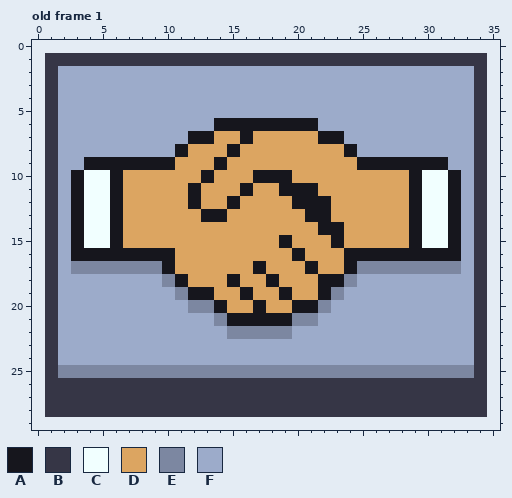
Pixel-art file: sprites/draw.aseprite. Above, as it was before the edit.
34x28 pixels, 1 frame. Colours within 5 levels of each other are drawn and written as one. Shown: old frame 1. The old version is drawn lined up with the new one, on the new canvas. The commit also changed other frames, which this record leaves out.
Visible layers, top first: "Layer 3", "Layer 1", "Layer 2".
Palette (. is transparent): A #16161d  B #363646  C #f1ffff  D #dca561  E #7c87a1  F #9cabca
Pixels before, old frame 1, first column x 1:
 1 BBBBBBBBBBBBBBBBBBBBBBBBBBBBBBBBBB
 2 BFFFFFFFFFFFFFFFFFFFFFFFFFFFFFFFFB
 3 BFFFFFFFFFFFFFFFFFFFFFFFFFFFFFFFFB
 4 BFFFFFFFFFFFFFFFFFFFFFFFFFFFFFFFFB
 5 BFFFFFFFFFFFFFFFFFFFFFFFFFFFFFFFFB
 6 BFFFFFFFFFFFFAAAAAAAAFFFFFFFFFFFFB
 7 BFFFFFFFFFFAADDADDDDDAAFFFFFFFFFFB
 8 BFFFFFFFFFADDDADDDDDDDDAFFFFFFFFFB
 9 BFFAAAAAAADDDADDDDDDDDDDAAAAAAAFFB
10 BFACCADDDDDDADDDAAADDDDDDDDDACCAFB
11 BFACCADDDDDADDDADDAAADDDDDDDACCAFB
12 BFACCADDDDDADDADDDDAAADDDDDDACCAFB
13 BFACCADDDDDDAADDDDDDAADDDDDDACCAFB
14 BFACCADDDDDDDDDDDDDDDAADDDDDACCAFB
15 BFACCADDDDDDDDDDDDADDDADDDDDACCAFB
16 BFAAAAAAAADDDDDDDDDADDDAAAAAAAAAFB
17 BFEEEEEEEADDDDDDADDDADDAEEEEEEEEFB
18 BFFFFFFFFEADDDADDADDDAAEFFFFFFFFFB
19 BFFFFFFFFFEAADDADDADDAEFFFFFFFFFFB
20 BFFFFFFFFFFEEADDADDAAEFFFFFFFFFFFB
21 BFFFFFFFFFFFFEAAAAAEEFFFFFFFFFFFFB
22 BFFFFFFFFFFFFFEEEEEFFFFFFFFFFFFFFB
23 BFFFFFFFFFFFFFFFFFFFFFFFFFFFFFFFFB
24 BFFFFFFFFFFFFFFFFFFFFFFFFFFFFFFFFB
25 BEEEEEEEEEEEEEEEEEEEEEEEEEEEEEEEEB
26 BBBBBBBBBBBBBBBBBBBBBBBBBBBBBBBBBB
27 BBBBBBBBBBBBBBBBBBBBBBBBBBBBBBBBBB
28 BBBBBBBBBBBBBBBBBBBBBBBBBBBBBBBBBB
And afterwards:
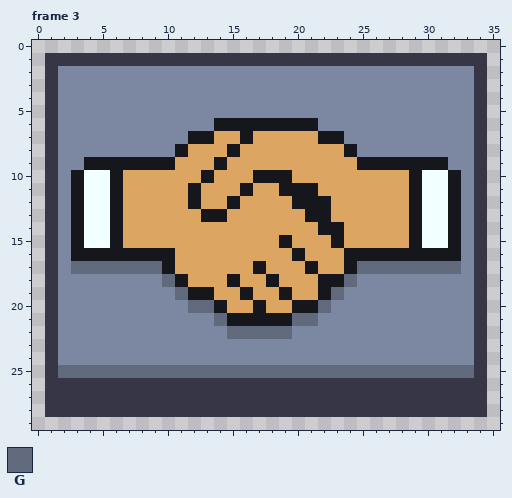
Colours new in this view: G #616a7c
A new or re-ordered frame is compared with the old frame closest to it.
Change:
canvas 34x28 -> 36x30, the old top-left corner now at 1,1
frames 1 -> 3
Changed rows in their new state; - is an unchanged pixel.
Frame 3 is new; against old frame 1:
first column x 2:
 2 EEEEEEEEEEEEEEEEEEEEEEEEEEEEEEEE
 3 EEEEEEEEEEEEEEEEEEEEEEEEEEEEEEEE
 4 EEEEEEEEEEEEEEEEEEEEEEEEEEEEEEEE
 5 EEEEEEEEEEEEEEEEEEEEEEEEEEEEEEEE
 6 EEEEEEEEEEEE--------EEEEEEEEEEEE
 7 EEEEEEEEEE------------EEEEEEEEEE
 8 EEEEEEEEE--------------EEEEEEEEE
 9 EE----------------------------EE
10 E------------------------------E
11 E------------------------------E
12 E------------------------------E
13 E------------------------------E
14 E------------------------------E
15 E------------------------------E
16 E------------------------------E
17 EGGGGGGG---------------GGGGGGGGE
18 EEEEEEEEG-------------GEEEEEEEEE
19 EEEEEEEEEG-----------GEEEEEEEEEE
20 EEEEEEEEEEGG--------GEEEEEEEEEEE
21 EEEEEEEEEEEEG-----GGEEEEEEEEEEEE
22 EEEEEEEEEEEEEGGGGGEEEEEEEEEEEEEE
23 EEEEEEEEEEEEEEEEEEEEEEEEEEEEEEEE
24 EEEEEEEEEEEEEEEEEEEEEEEEEEEEEEEE
25 GGGGGGGGGGGGGGGGGGGGGGGGGGGGGGGG
